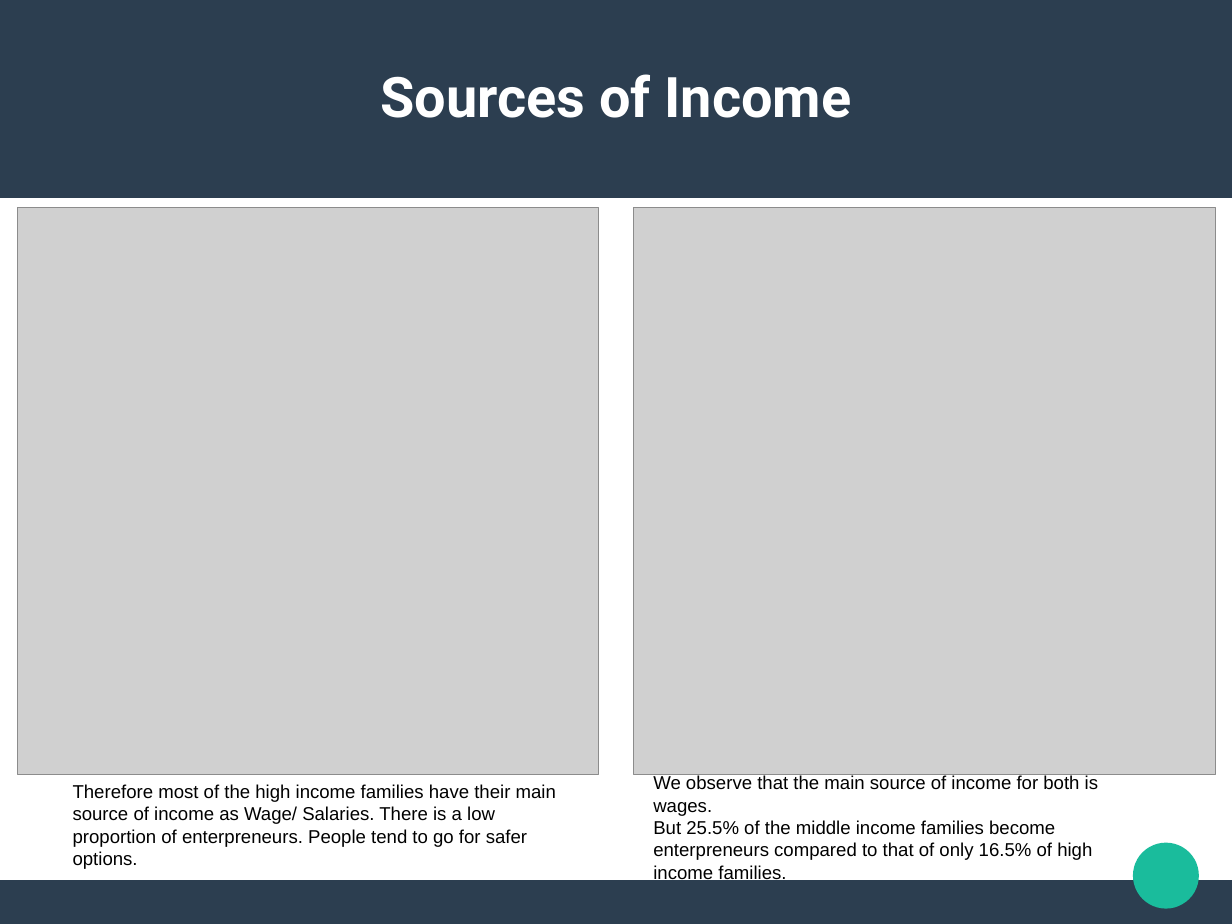
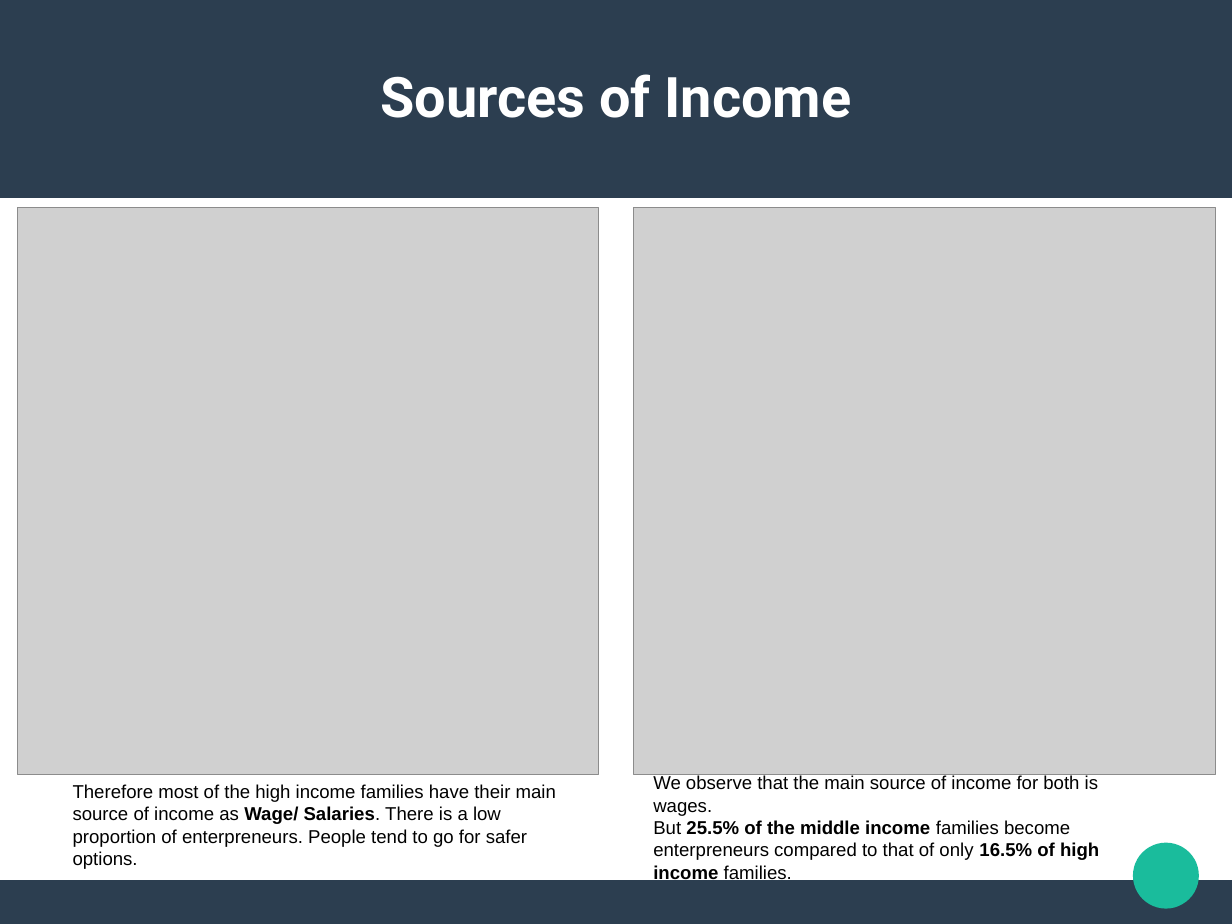
Before and after one commit to AshishShenoy/ids-project, a slide deck: slide 7 of project.odp. Drawn at 1232x924 pixels with LibreOffice and Linux fonts; fonts in the diff are those of the drawing; grey boxes stand for pictures. Boxes give left, top, right and bottom in pixels: in the first picture for what was removed or moved away, otherwise in the second. Text is boxed around its words. In the diff, an @@ line names an element or a change of style, - is before the commit and + after.

Commit message:
PPT changes

```diff
--- a/project.odp
+++ b/project.odp
@@ text "Therefore most of the high ..." at (x1=73, y1=784, x2=556, y2=869): bold on in "Wage/ Salaries." @@
@@ text at (x1=653, y1=820, x2=1099, y2=883): bold on in "25.5% of the middle income 16.5% of ..." @@
```
Also in this commit, not shown: 6 other slides changed, 1 other file.
